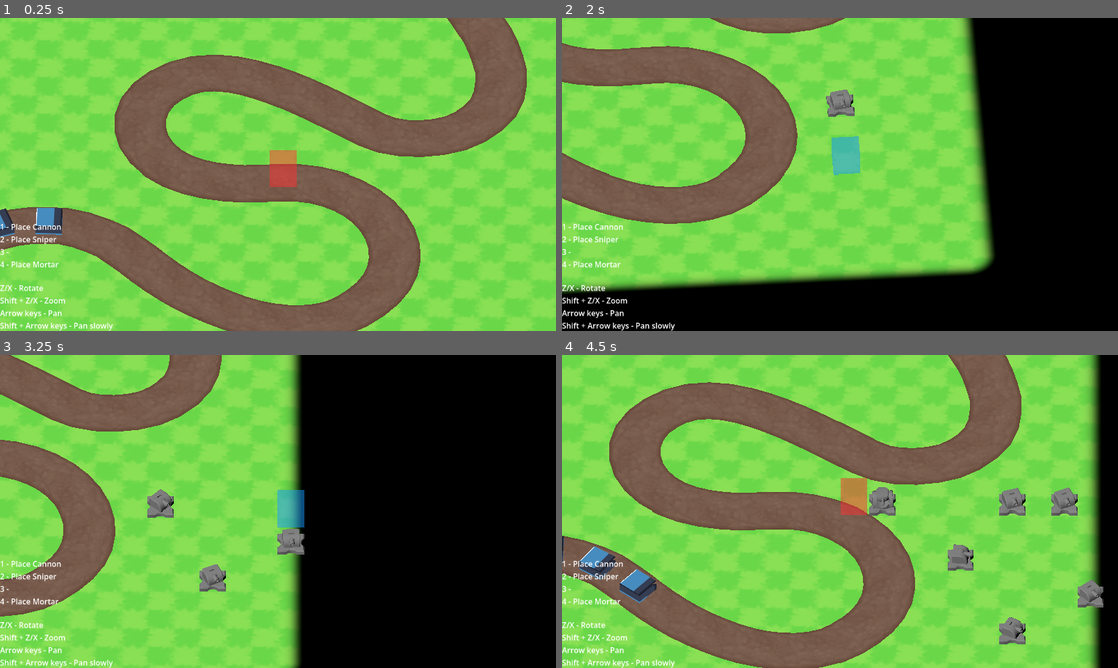
Above: before the commit, frames 1-4 (two rows, left to right).
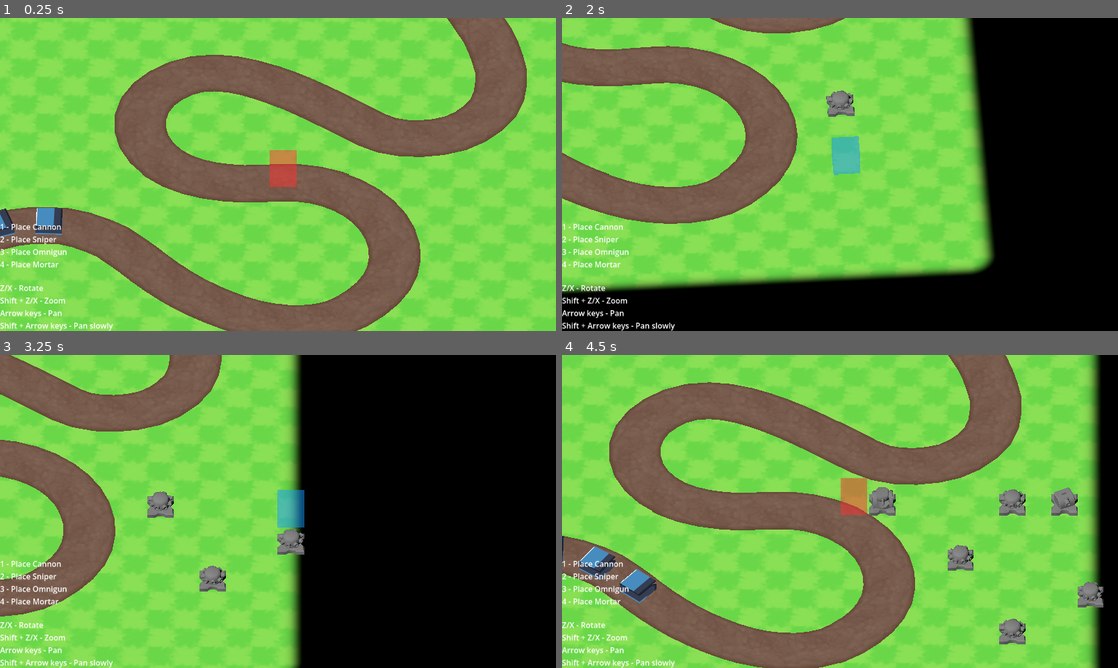
Above: after the commit, the same moments.

Repository: dairycultist/furry-roguelike-platformer
Game: Godot game, scene res://scene.tscn
The game is run twice, just before and just after one commit, with the same random seed, the same clock (stepped at 60 frames per second) and the same inputs. The engine's default icon, where the game draws it, is replaced by a stand-in: a white triangle on a blue panel in a dark square.
Inputs:
- Up to frame 1 (0.25 s): no input
- Up to frame 2 (2 s): hold Right (pan_right) 0.53-1.28 s; tap 3 (tool_3) at 0.6, 1.55 s; hold Down (pan_down) from 1.28 s (still down); tap X (camalt_negative) at 1.35 s
- Up to frame 3 (3.25 s): release Down (pan_down) at 2.03 s; hold Right (pan_right) 2.03-2.78 s; tap Z (camalt_positive) at 2.1 s; tap 3 (tool_3) at 2.3, 3.05 s; hold Up (pan_up) from 2.78 s (still down); tap Shift (modify_action) at 2.85 s
- Up to frame 4 (4.5 s): release Up (pan_up) at 3.53 s; hold Left (pan_left) from 3.53 s (still down); tap 1 (tool_1) at 3.6 s; tap 3 (tool_3) at 3.8 s; tap 2 (tool_2) at 4.35 s

The runs differ from the first frame. In frame 1, 0.1% of the frame differs, in the area x 2-12%, y 73-77%; in frame 2, 0.2%; in frame 3, 0.3%; in frame 4, 0.4%, in the area x 2-98%, y 42-91%.

Commit message:
Omnigun implementation

Diff:
--- a/player.gd
+++ b/player.gd
@@ -2,7 +2,7 @@
 
 const cannon_prefab = preload("res://tower/cannon/cannon1.tscn");
 const sniper_prefab = preload("res://tower/sniper/sniper1.tscn");
-
+const omnigun_prefab = preload("res://tower/omnigun/omnigun1.tscn");
 const mortar_prefab = preload("res://tower/mortar/mortar1.tscn");
 
 @export var ZOOM_SPEED := 10.0;
@@ -84,7 +84,7 @@
 		elif Input.is_action_just_pressed("tool_2"):
 			tower = sniper_prefab.instantiate();
 		elif Input.is_action_just_pressed("tool_3"):
-			tower = cannon_prefab.instantiate();
+			tower = omnigun_prefab.instantiate();
 		else:
 			tower = mortar_prefab.instantiate();
 
--- a/scene.tscn
+++ b/scene.tscn
@@ -115,7 +115,7 @@
 grow_vertical = 0
 text = "1 - Place Cannon
 2 - Place Sniper
-3 -
+3 - Place Omnigun
 4 - Place Mortar"
 vertical_alignment = 2
 
--- /dev/null
+++ b/tower/omnigun/omnigun.gd
@@ -0,0 +1,7 @@
+extends Tower;
+
+func pick_target_to_face(in_range : Array[Node3D]) -> Node3D:
+	return null;
+
+func pick_targets_to_attack(in_range : Array[Node3D]) -> Array[Node3D]:
+	return [in_range[0]];
--- /dev/null
+++ b/tower/omnigun/omnigun1.tscn
@@ -0,0 +1,86 @@
+[gd_scene format=3 uid="uid://bel1vj1k5u4e6"]
+
+[ext_resource type="Script" uid="uid://b7anm7j1d1ic1" path="res://tower/cannon/cannon.gd" id="1_k0e3i"]
+[ext_resource type="ArrayMesh" uid="uid://crx1badckkgiw" path="res://tower/tower_base.obj" id="2_ay6aj"]
+[ext_resource type="ArrayMesh" uid="uid://dkljptneoieg6" path="res://tower/omnigun/omnigun1_head.obj" id="3_jqjya"]
+[ext_resource type="ArrayMesh" uid="uid://dsn5uqli2lt3p" path="res://tower/omnigun/omnigun1_barrel.obj" id="4_prxjp"]
+[ext_resource type="ArrayMesh" uid="uid://brqw8q3xlx0oi" path="res://tower/muzzle_flash.obj" id="5_acs8w"]
+[ext_resource type="Shader" uid="uid://bl2sqbvsmbi5q" path="res://toon.gdshader" id="6_osdpi"]
+[ext_resource type="Texture2D" uid="uid://bjvgrdv7uu0gq" path="res://tower/muzzle_flash.png" id="7_oxa0x"]
+[ext_resource type="Texture2D" uid="uid://c64dvti0otlrp" path="res://radius.png" id="8_n53jb"]
+
+[sub_resource type="ShaderMaterial" id="ShaderMaterial_4rfjx"]
+render_priority = 0
+shader = ExtResource("6_osdpi")
+shader_parameter/albedo = ExtResource("7_oxa0x")
+shader_parameter/uv_scale = Vector2(1, 1)
+shader_parameter/origin_fade_dist = 12.0
+shader_parameter/origin_fade_width2 = 1.0
+shader_parameter/fade_corner_radius = 0.2
+shader_parameter/exponent = 10.0
+
+[node name="Omnigun" type="Node3D" unique_id=1625817297]
+script = ExtResource("1_k0e3i")
+omnigun_animation = true
+
+[node name="Base" type="MeshInstance3D" parent="." unique_id=798336857]
+mesh = ExtResource("2_ay6aj")
+
+[node name="Head" type="MeshInstance3D" parent="." unique_id=823903376]
+transform = Transform3D(1, 0, 0, 0, 1, 0, 0, 0, 1, 0, 0.2, 0)
+mesh = ExtResource("3_jqjya")
+
+[node name="Barrel" type="MeshInstance3D" parent="Head" unique_id=569734477]
+transform = Transform3D(1, 0, 0, 0, 1, 0, 0, 0, 1, 0, 0.17595915, 0)
+mesh = ExtResource("4_prxjp")
+
+[node name="MuzzleFlash" type="Node3D" parent="Head/Barrel" unique_id=991146428]
+transform = Transform3D(0.09238795, 0, 0.038268346, 0, 0.1, 0, -0.038268346, 0, 0.09238795, 0, 0, 0)
+
+[node name="Mesh1" type="MeshInstance3D" parent="Head/Barrel/MuzzleFlash" unique_id=2026340139]
+transform = Transform3D(1, 0, 0, 0, 1, 0, 0, 0, 1, 0, 0, 0.4394195)
+mesh = ExtResource("5_acs8w")
+surface_material_override/0 = SubResource("ShaderMaterial_4rfjx")
+
+[node name="Mesh2" type="MeshInstance3D" parent="Head/Barrel/MuzzleFlash" unique_id=463874450]
+transform = Transform3D(-1, 0, -8.742278e-08, 0, 1, 0, 8.742278e-08, 0, -1, 0, 0, -0.439)
+mesh = ExtResource("5_acs8w")
+surface_material_override/0 = SubResource("ShaderMaterial_4rfjx")
+
+[node name="Mesh3" type="MeshInstance3D" parent="Head/Barrel/MuzzleFlash" unique_id=1314787004]
+transform = Transform3D(-4.371139e-08, 0, 1, 0, 1, 0, -1, 0, -4.371139e-08, 0.439, 0, 0)
+mesh = ExtResource("5_acs8w")
+surface_material_override/0 = SubResource("ShaderMaterial_4rfjx")
+
+[node name="Mesh4" type="MeshInstance3D" parent="Head/Barrel/MuzzleFlash" unique_id=1953593249]
+transform = Transform3D(-4.371139e-08, 0, -1, 0, 1, 0, 1, 0, -4.371139e-08, -0.439, 0, 0)
+mesh = ExtResource("5_acs8w")
+surface_material_override/0 = SubResource("ShaderMaterial_4rfjx")
+
+[node name="Mesh5" type="MeshInstance3D" parent="Head/Barrel/MuzzleFlash" unique_id=1471524822]
+transform = Transform3D(0.70710677, 0, -0.70710677, 0, 1, 0, 0.70710677, 0, 0.70710677, -0.307, 0, 0.307)
+mesh = ExtResource("5_acs8w")
+surface_material_override/0 = SubResource("ShaderMaterial_4rfjx")
+
+[node name="Mesh6" type="MeshInstance3D" parent="Head/Barrel/MuzzleFlash" unique_id=331403285]
+transform = Transform3D(-0.7071067, 0, 0.7071067, 0, 1, 0, -0.7071067, 0, -0.7071067, 0.307, 0, -0.307)
+mesh = ExtResource("5_acs8w")
+surface_material_override/0 = SubResource("ShaderMaterial_4rfjx")
+
+[node name="Mesh7" type="MeshInstance3D" parent="Head/Barrel/MuzzleFlash" unique_id=2050836938]
+transform = Transform3D(0.7071067, 0, 0.7071067, 0, 1, 0, -0.7071067, 0, 0.7071067, 0.307, 0, 0.307)
+mesh = ExtResource("5_acs8w")
+surface_material_override/0 = SubResource("ShaderMaterial_4rfjx")
+
+[node name="Mesh8" type="MeshInstance3D" parent="Head/Barrel/MuzzleFlash" unique_id=930854161]
+transform = Transform3D(-0.70710677, 0, -0.70710665, 0, 1, 0, 0.70710665, 0, -0.70710677, -0.307, 0, -0.307)
+mesh = ExtResource("5_acs8w")
+surface_material_override/0 = SubResource("ShaderMaterial_4rfjx")
+
+[node name="Radius" type="Decal" parent="." unique_id=467498380]
+size = Vector3(3, 2, 3)
+texture_albedo = ExtResource("8_n53jb")
+albedo_mix = 0.3
+upper_fade = 1e-05
+lower_fade = 1e-05
+cull_mask = 2
--- a/tower/tower.gd
+++ b/tower/tower.gd
@@ -5,6 +5,7 @@
 @export var damage : int = 1;
 @export var max_targeting_distance : int = 3;
 @export var long_range_only : bool = false;
+@export var omnigun_animation : bool = false;
 
 var enemy_path : Node3D;
 
@@ -25,7 +26,11 @@
 
 	# animation
 	$Head/Barrel.scale = lerp($Head/Barrel.scale, Vector3.ONE, 5.0 * delta);
-	$Head/Barrel/MuzzleFlash.scale = lerp($Head/Barrel/MuzzleFlash.scale, Vector3.ZERO, 12.0 * delta);
+
+	if omnigun_animation:
+		$Head/Barrel/MuzzleFlash.scale = lerp($Head/Barrel/MuzzleFlash.scale, Vector3.ZERO, 3.0 * delta);
+	else:
+		$Head/Barrel/MuzzleFlash.scale = lerp($Head/Barrel/MuzzleFlash.scale, Vector3.ZERO, 12.0 * delta);
 
 	# get targets in range
 	var in_range : Array[Node3D] = [];
@@ -40,17 +45,24 @@
 	# do stuff with targets
 	if not in_range.is_empty():
 
-		# look at target
-		var look_at_target := pick_target_to_face(in_range);
-
-		$Head.look_at(Vector3(look_at_target.global_position.x, global_position.y, look_at_target.global_position.z), Vector3.UP, true);
+		# targeting animation
+		if omnigun_animation:
+			$Head.global_rotation.y += 0.5 * delta;
+		else:
+			var look_at_target := pick_target_to_face(in_range);
+			$Head.look_at(Vector3(look_at_target.global_position.x, global_position.y, look_at_target.global_position.z), Vector3.UP, true);
 
 		# fire at target
 		if (fire_cooldown < 0.0):
 
 			fire_cooldown = 1.0;
-			$Head/Barrel.scale = Vector3(1.2, 1.2, 0.7);
-			$Head/Barrel/MuzzleFlash.scale = Vector3(1.5, 1.5, 2.5);
+
+			if omnigun_animation:
+				$Head/Barrel.scale = Vector3(0.8, 1.2, 0.8);
+				$Head/Barrel/MuzzleFlash.scale = Vector3(1.0, 1.0, 1.0);
+			else:
+				$Head/Barrel.scale = Vector3(1.2, 1.2, 0.7);
+				$Head/Barrel/MuzzleFlash.scale = Vector3(1.5, 1.5, 2.5);
 
 			for enemy in pick_targets_to_attack(in_range):
 				enemy.attack(damage);
Not shown, added: tower/omnigun/omnigun.gd.uid
Not shown, added: tower/omnigun/omnigun1_barrel.obj
Not shown, added: tower/omnigun/omnigun1_barrel.obj.import
Not shown, added: tower/omnigun/omnigun1_head.obj
Not shown, added: tower/omnigun/omnigun1_head.obj.import
Not shown, changed: README.md
